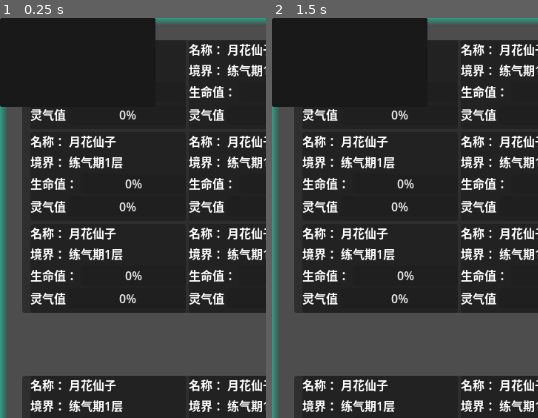
Above: before the commit, frames 1-2 (left to right).
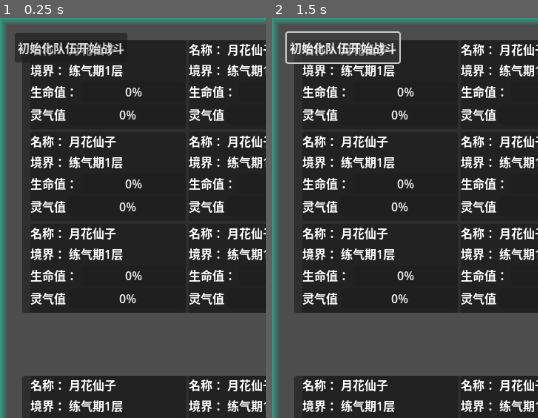
Above: after the commit, the same moments.

Repository: seven-it-work/godot-compoent
Game: Godot game, scene res://demo/战斗demo.tscn
Two runs of this game, one before a commit and one after it. Both use one fixed random seed, a clock stepped at 60 frames per second and the inputs below.
Inputs:
- Up to frame 1 (0.25 s): no input
- Up to frame 2 (1.5 s): click "初始化队伍开始战斗" at 0.5 s; click "初始化队伍开始战斗" at 1.25 s
The pictures show only the part of the screen within x 0-50%, y 0-50%; the shares and areas given below are measured in that part.

The runs differ from the first frame. In frame 1, 5.8% of the frame differs, in the area x 0-59%, y 0-23%; in frame 2, 7.1%.
Error after the commit: Invalid call. Nonexistent function 'set_enemy_team' in base 'Control (战斗场景.gd)'. (res://demo/战斗demo.gd:39)

Commit message:
feat(战斗系统): 实现队伍面板和战斗场面的基础功能
添加队伍面板脚本并连接到战斗场面场景
为修仙者队伍类添加获取成员位置的方法
实现战斗场面中队伍UI的自动更新功能
添加冷却时间系统和全局配置控制
重构战斗场面代码以使用新的队伍面板组件

Diff:
--- a/godot-compoent/战斗/entity/修仙者.gd
+++ b/godot-compoent/战斗/entity/修仙者.gd
@@ -21,6 +21,16 @@
 		return _members
 
 	#region 外部方法
+	## 获取所在位置的修仙者
+	func get_member(行:int,列:int) -> BaseCultivator:
+		return _members[行][列]
+	## 获取修仙者所在位置
+	func get_position(修仙者:BaseCultivator) -> Vector2:
+		for i in 3:
+			for j in 3:
+				if _members[i][j]==修仙者:
+					return Vector2(i,j)
+		return Vector2(-1,-1)
 	## 上阵
 	func 上阵(修仙者:BaseCultivator,行:int,列:int) -> void:
 		_members[行][列]=修仙者
--- a/godot-compoent/战斗/战斗中的人员面板.gd
+++ b/godot-compoent/战斗/战斗中的人员面板.gd
@@ -2,7 +2,9 @@
 
 var _cultivator:Cultivator.BaseCultivator = null
 # 在_process中 每次-1 直到为0 则认为冷却完成了。%"冷却"的宽度就是冷却进度。如果宽度为0 也是冷却完成了。
-var _冷却时间:int
+var _冷却时间:int = 1000:set=set_cool_down_time
+var _最大冷却时间:int = 1000
+signal 冷却完成
 
 # 设置修仙者对象并绑定信号
 func set_cultivator(cultivator:Cultivator.BaseCultivator) -> void:
@@ -22,6 +24,10 @@
 func update_ui() -> void:
 	if not _cultivator:
 		return
+
+	# 初始化冷却时间为0
+	_冷却时间 = 0
+	update_cool_down_ui()
 
 	# 更新名称
 	var nameValue = $"VBoxContainer/名称/Value"
@@ -44,6 +50,40 @@
 	if manaNode and manaNode.has_method("set_value"):
 		var mana = _cultivator.get_mana()
 		manaNode.set_value(mana.get_value(), mana.get_max())
+
+# 设置冷却时间
+func set_cool_down_time(seconds: int) -> void:
+	_冷却时间 = seconds
+	_最大冷却时间 = _冷却时间
+	update_cool_down_ui()
+
+# 更新冷却UI
+func update_cool_down_ui() -> void:
+	var 冷却面板 = $"%冷却"
+	if 冷却面板:
+		if _冷却时间 <= 0:
+			冷却面板.size.x = 0
+		else:
+			var 进度 = float(_冷却时间) / float(_最大冷却时间)
+			冷却面板.size.x = 210.0 * (1.0 - 进度)
+
+# _ready方法，初始化
+func _ready() -> void:
+	# 初始化冷却UI
+	update_cool_down_ui()
+
+# _process方法，处理冷却倒计时
+func _process(_delta: float) -> void:
+	if _冷却时间 > 0:
+		# 获取全局倍速，默认1
+		var speed_multiplier = 全局配置.get_全局倍速() if 全局配置 else 1
+		# 根据全局倍速减少冷却时间
+		_冷却时间 -= speed_multiplier
+		# 确保冷却时间不会小于0
+		if _冷却时间 < 0:
+			_冷却时间 = 0
+			冷却完成.emit()
+		update_cool_down_ui()
 
 # 属性变化信号处理函数
 func _on_cultivator_property_changed(property_name: String, old_value: Variant, new_value: Variant) -> void:
--- a/godot-compoent/战斗/战斗场景.gd
+++ b/godot-compoent/战斗/战斗场景.gd
@@ -1,7 +1,6 @@
 extends Control
 
 # 导入必要的类
-var Cultivator = load("res://战斗/entity/修仙者.gd")
 var _敌人队伍: Cultivator.CultivatorTeam = null
 var _玩家队伍: Cultivator.CultivatorTeam = null
 var _战斗状态 = "准备"
@@ -27,7 +26,6 @@
 	hSlider.value = 1.0
 	%"自动战斗".button_pressed = false
 
-	# 初始状态为准备中，等待外部传入队伍数据
 
 func _process(delta: float) -> void:
 	# 如果战斗已结束，禁用自动战斗按钮
@@ -44,116 +42,32 @@
 		_战斗计时器 += adjusted_delta
 		if _战斗计时器 >= _回合间隔:
 			_战斗计时器 = 0
-			执行战斗回合()
 
-# 设置敌人队伍
-func set_enemy_team(team: Cultivator.CultivatorTeam) -> void:
-	_敌人队伍 = team
+func 开始战斗(敌人队伍: Cultivator.CultivatorTeam, 玩家队伍: Cultivator.CultivatorTeam) -> void:
+	_敌人队伍 = 敌人队伍
 	# 更新UI显示
-	更新队伍UI显示($"PanelContainer/VBoxContainer/敌人队伍面板/GridContainer", team)
+	更新队伍UI显示($"PanelContainer/VBoxContainer/敌人队伍面板/GridContainer", 敌人队伍)
 
-# 设置玩家队伍
-func set_player_team(team: Cultivator.CultivatorTeam) -> void:
-	_玩家队伍 = team
+	_玩家队伍 = 玩家队伍
 	# 更新UI显示
-	更新队伍UI显示($"PanelContainer/VBoxContainer/玩家队伍面板/GridContainer", team)
+	更新队伍UI显示($"PanelContainer/VBoxContainer/玩家队伍面板/GridContainer", 玩家队伍)
 
-# 开始战斗
-func start_battle() -> void:
 	if _敌人队伍 and _玩家队伍:
 		_战斗状态 = BATTLE_STATE_FIGHTING
 		添加战斗日志("战斗开始！准备迎战敌人！")
+	else:
+		# 进行结算
+		pass
 
 # 更新队伍UI显示
 func 更新队伍UI显示(container: GridContainer, team: Cultivator.CultivatorTeam) -> void:
 	if not container or not team:
 		return
+	if container.has_method("set_team"):
+		container.set_team(team)
+	else:
+		Log.error("容器没有set_team方法")
 
-	# 获取队伍成员数组
-	var members = team.get_members()
-	var childIndex = 0
-
-	# 遍历3x3网格
-	for i in 3:
-		for j in 3:
-			# 检查是否有足够的子节点
-			if childIndex < container.get_child_count():
-				var panel = container.get_child(childIndex)
-				var member = members[i][j] if i < members.size() and j < members[i].size() else null
-
-				if member:
-					更新战斗人员UI(panel, member)
-					panel.visible = true
-				else:
-					# 如果位置为空，隐藏面板
-					panel.visible = false
-
-			childIndex += 1
-
-func 更新战斗人员UI(panel: PanelContainer, cultivator: Cultivator.BaseCultivator) -> void:
-	if not panel or not cultivator:
-		return
-
-	# 更新名称
-	var nameValue = panel.get_node("VBoxContainer/名称/Value")
-	if nameValue:
-		nameValue.text = cultivator.get_name()
-
-	# 更新境界
-	var levelValue = panel.get_node("VBoxContainer/境界/Value")
-	if levelValue:
-		levelValue.text = "练气期" + str(cultivator.get_level().get_value()) + "层"
-
-	# 更新生命值
-	var healthNode = panel.get_node("VBoxContainer/生命值")
-	if healthNode and healthNode.has_method("set_value"):
-		var health = cultivator.get_health()
-		healthNode.set_value(health.get_value(), health.get_max())
-
-	# 更新灵气值
-	var manaNode = panel.get_node("VBoxContainer/灵气值")
-	if manaNode and manaNode.has_method("set_value"):
-		var mana = cultivator.get_mana()
-		manaNode.set_value(mana.get_value(), mana.get_max())
-
-func 执行战斗回合() -> void:
-	_战斗回合 += 1
-	var roundText = "第" + str(_战斗回合) + "回合开始"
-	_战斗日志.append(roundText)
-	添加战斗日志("[color=#4CAF50]" + roundText + "[/color]")
-
-	# 玩家攻击（遍历3x3网格）
-	var playerMembers = _玩家队伍.get_members()
-	for i in 3:
-		for j in 3:
-			var player = playerMembers[i][j] if i < playerMembers.size() and j < playerMembers[i].size() else null
-			if 玩家是否存活(player):
-				var target = 选择敌人目标()
-				if target:
-					攻击敌人(player, target)
-
-	# 检查战斗是否结束
-	if not 敌人队伍是否存活():
-		_战斗状态 = BATTLE_STATE_WIN
-		_战斗日志.append("战斗胜利！")
-		添加战斗日志("[color=#00FF00]战斗胜利！[/color]")
-		return
-
-	# 敌人攻击（遍历3x3网格）
-	var enemyMembers = _敌人队伍.get_members()
-	for i in 3:
-		for j in 3:
-			var enemy = enemyMembers[i][j] if i < enemyMembers.size() and j < enemyMembers[i].size() else null
-			if 玩家是否存活(enemy):
-				var target = 选择玩家目标()
-				if target:
-					攻击玩家(enemy, target)
-
-	# 检查战斗是否结束
-	if not 玩家队伍是否存活():
-		_战斗状态 = BATTLE_STATE_LOSE
-		_战斗日志.append("战斗失败！")
-		添加战斗日志("[color=#FF0000]战斗失败！[/color]")
 
 func 选择敌人目标() -> Cultivator:
 	var enemyMembers = _敌人队伍.get_members()
@@ -185,9 +99,6 @@
 	_战斗日志.append(logText)
 	添加战斗日志("[color=#03A9F4]" + logText + "[/color]")
 
-	# 找到目标在网格中的位置并更新UI
-	update_target_ui(_敌人队伍, target, $"PanelContainer/VBoxContainer/敌人队伍面板/GridContainer")
-
 	# 检查目标是否死亡
 	if targetHealth.get_value() <= 0:
 		var deathText = target.get_name() + " 被击败了！"
@@ -206,29 +117,12 @@
 	_战斗日志.append(logText)
 	添加战斗日志("[color=#E91E63]" + logText + "[/color]")
 
-	# 找到目标在网格中的位置并更新UI
-	update_target_ui(_玩家队伍, target, $"PanelContainer/VBoxContainer/玩家队伍面板/GridContainer")
-
 	# 检查目标是否死亡
 	if targetHealth.get_value() <= 0:
 		var deathText = target.get_name() + " 被击败了！"
 		_战斗日志.append(deathText)
 		添加战斗日志("[color=#9C27B0]" + deathText + "[/color]")
 
-# 更新目标UI
-func update_target_ui(team: Cultivator.CultivatorTeam, target: Cultivator.BaseCultivator, container: GridContainer) -> void:
-	var members = team.get_members()
-	var index = 0
-
-	for i in 3:
-		for j in 3:
-			var member = members[i][j] if i < members.size() and j < members[i].size() else null
-			if member == target:
-				if index < container.get_child_count():
-					var panel = container.get_child(index)
-					更新战斗人员UI(panel, target)
-					return
-			index += 1
 
 func 玩家是否存活(cultivator: Cultivator.BaseCultivator) -> bool:
 	return cultivator and cultivator.get_health().get_value() > 0
@@ -252,12 +146,11 @@
 	return false
 
 func _on_自动战斗_toggled(toggled_on: bool) -> void:
-	pass
+	全局配置.set_是否自动战斗(toggled_on)
 
 func _on_h_slider_value_changed(value: float) -> void:
-	# 更新倍速显示文本，保留一位小数
-	var displayValue = round(value * 10) / 10
-	%"倍速".get_node("Label").text = "%s倍速" % displayValue
+	%"倍速".get_node("Label").text = "%s倍速" % value
+	全局配置.set_全局倍速(value)
 
 func _on_逃跑_pressed() -> void:
 	_战斗状态 = BATTLE_STATE_ESCAPE
--- /dev/null
+++ b/godot-compoent/战斗/队伍面板.gd
@@ -0,0 +1,48 @@
+extends PanelContainer
+
+# 队伍数据
+var _team: Cultivator.CultivatorTeam = null: set = set_team
+signal 修仙者行动(行动修仙者:Cultivator.BaseCultivator)
+
+func _ready() -> void:
+	# 初始化UI
+	_update_all_panels()
+
+
+# 更新所有面板
+func _update_all_panels() -> void:
+	if not _team:
+		return
+
+	for i in range(9):
+		var row: int = i / 3
+		var col: int = i % 3
+		var cultivator = _team.get_member(row, col)
+		_set_panel_cultivator(i, cultivator)
+
+# 设置指定位置的面板修仙者
+func _set_panel_cultivator(index: int, cultivator: Cultivator.BaseCultivator) -> void:
+	if index >= 0 and index < $GridContainer.size():
+		var panel = $GridContainer.get_child(index)
+		if panel and panel.has_method("set_cultivator"):
+			panel.set_cultivator(cultivator)
+			# 绑定行动信号
+			if panel.修仙者行动.is_connected(_on_panel_cultivator_action):
+				pass
+			else:
+				panel.修仙者行动.connect(_on_panel_cultivator_action)
+
+# 处理面板修仙者行动信号
+func _on_panel_cultivator_action(行动修仙者:Cultivator.BaseCultivator) -> void:
+	修仙者行动.emit(行动修仙者)
+
+# 设置队伍
+func set_team(team: Cultivator.CultivatorTeam) -> void:
+	_team = team
+	if _team:
+		_update_all_panels()
+		_team.队伍更新.connect(_update_all_panels)
+
+# 获取队伍
+func get_team() -> Cultivator.CultivatorTeam:
+	return _team
--- a/godot-compoent/战斗/队伍面板.tscn
+++ b/godot-compoent/战斗/队伍面板.tscn
@@ -1,8 +1,10 @@
-[gd_scene load_steps=2 format=3 uid="uid://elsusvywal3o"]
+[gd_scene load_steps=3 format=3 uid="uid://elsusvywal3o"]
 
+[ext_resource type="Script" uid="uid://fjxvsdxj84dx" path="res://战斗/队伍面板.gd" id="1_8c85g"]
 [ext_resource type="PackedScene" uid="uid://c4g5kna40eker" path="res://战斗/战斗中的人员面板.tscn" id="1_govag"]
 
 [node name="队伍面板" type="PanelContainer"]
+script = ExtResource("1_8c85g")
 
 [node name="GridContainer" type="GridContainer" parent="."]
 layout_mode = 2
Not shown, added: godot-compoent/战斗/队伍面板.gd.uid
